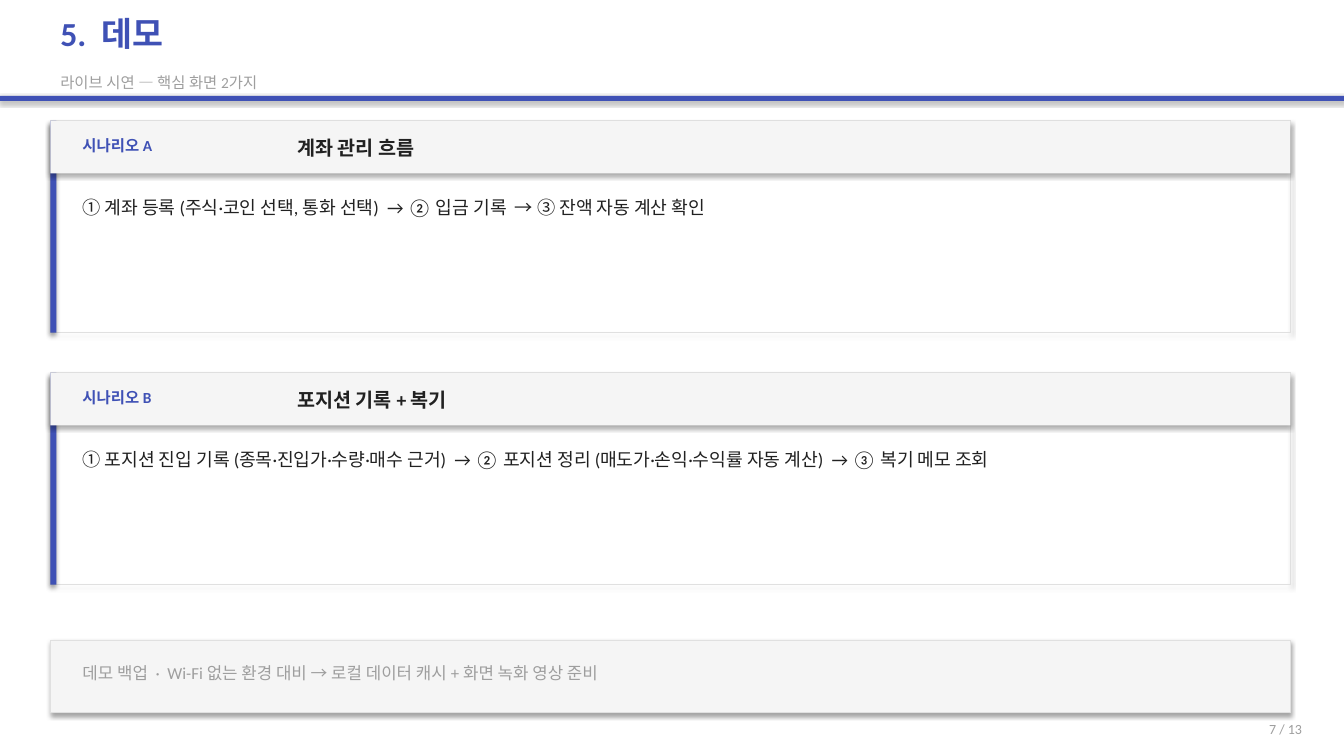
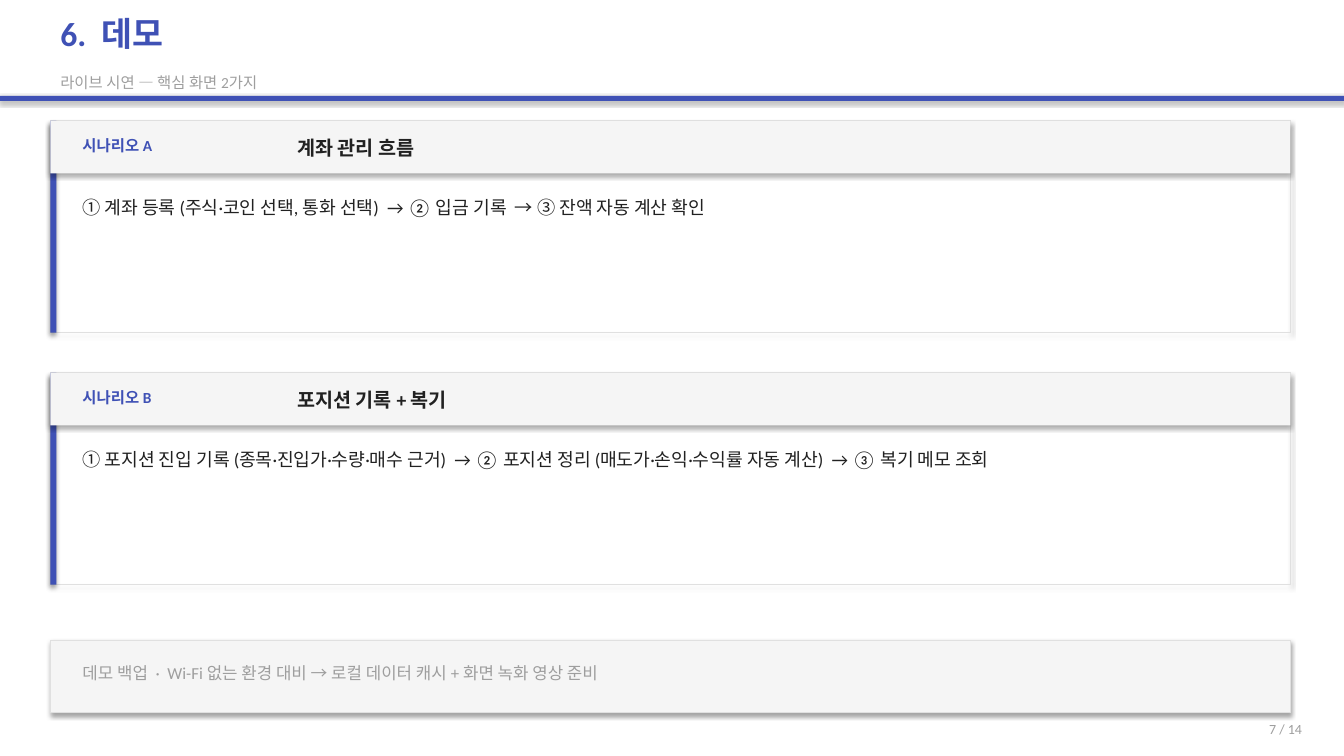
Before and after one commit to 2022136020/project_c, a slide deck: slide 7 of portfolio-tracker/presentation/portfolio-tracker.pptx (slide 6 before the commit). Drawn at 1344x756 pixels with LibreOffice and Linux fonts; fonts in the diff are those of the drawing. Boxes give left, top, right and bottom in pixels: in the first picture for what was removed or moved away, otherwise in the second. Text is boxed around its words. In the diff, an @@ line names an element or a change of style, - is before the commit and + after.

```diff
--- a/portfolio-tracker/presentation/portfolio-tracker.pptx
+++ b/portfolio-tracker/presentation/portfolio-tracker.pptx
@@ text at (x1=60, y1=18, x2=164, y2=49): text changed @@
-5. 데모
+6. 데모
@@ text at (x1=1269, y1=725, x2=1302, y2=734): text changed @@
-7 / 13
+7 / 14
```
Also in this commit, not shown: 12 other slides changed, 1 slide added, 1 slide removed, 6 other files.
